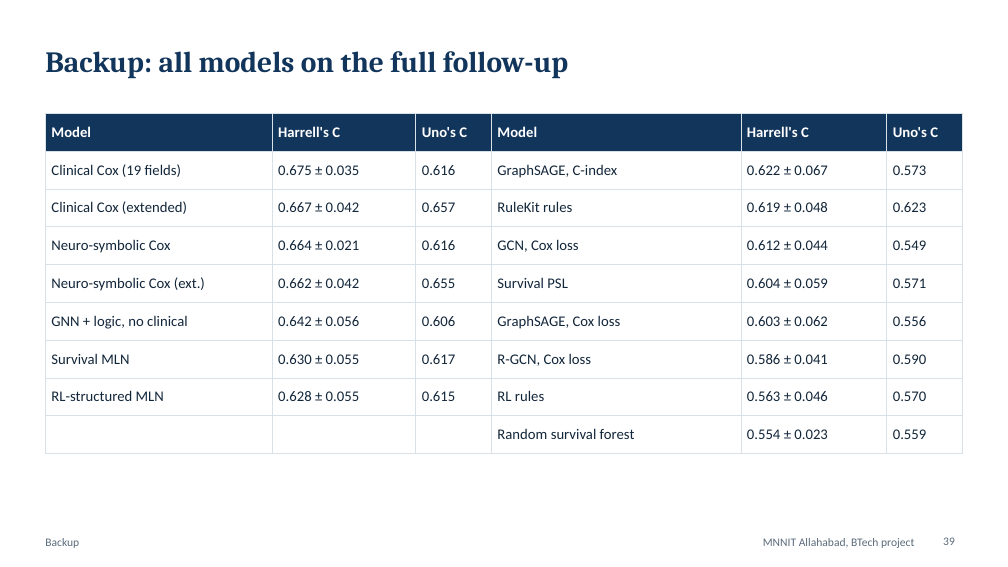
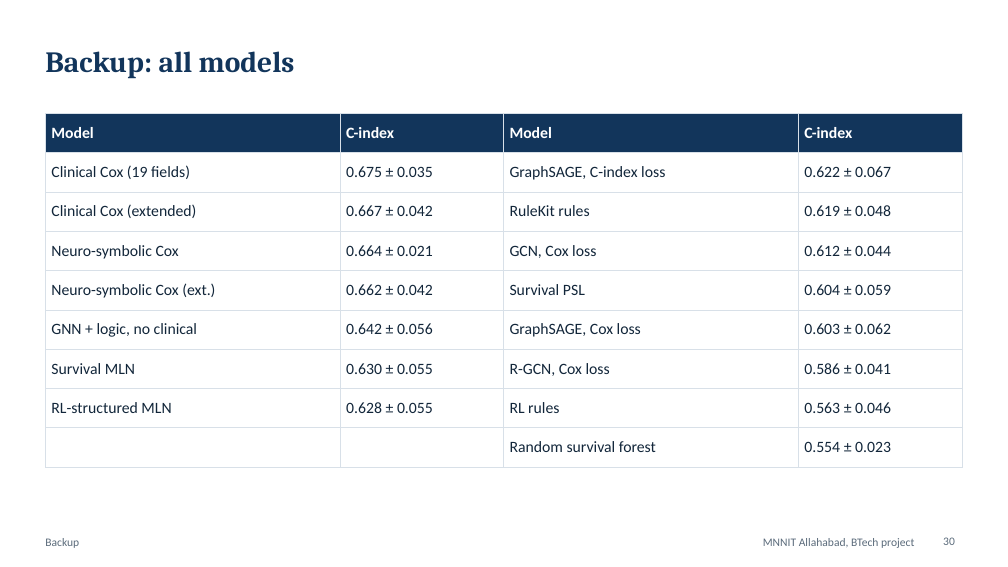
Before and after one commit to shauryasf/primekg-patient-reasoning, a slide deck: slide 30 of presentation/BRCA_Neurosymbolic_Panel_Deck.pptx (slide 39 before the commit). Drawn at 1008x567 pixels with LibreOffice and Linux fonts; fonts in the diff are those of the drawing. Boxes give left, top, right and bottom in pixels: in the first picture for what was removed or moved away, otherwise in the second. Text is boxed around its words. In the diff, an @@ line names an element or a change of style, - is before the commit and + after.

```diff
--- a/presentation/BRCA_Neurosymbolic_Panel_Deck.pptx
+++ b/presentation/BRCA_Neurosymbolic_Panel_Deck.pptx
@@ title at (45,51,295,78): text changed @@
-Backup: all models on the full follow-up
+Backup: all models
@@ table at (45,113,963,456) @@
-column 2: Harrell's C | 0.675 ± 0.035 | 0.667 ± 0.042 | 0.664 ± 0.021 | 0.662 ± 0.042 | 0.642 ± 0.056 | 0.630 ± 0.055 | 0.628 ± 0.055 | 
-column 3: Uno's C | 0.616 | 0.657 | 0.616 | 0.655 | 0.606 | 0.617 | 0.615 | 
-column 4: Model | GraphSAGE, C-index | RuleKit rules | GCN, Cox loss | Survival PSL | GraphSAGE, Cox loss | R-GCN, Cox loss | RL rules | Random survival forest
-column 5: Harrell's C | 0.622 ± 0.067 | 0.619 ± 0.048 | 0.612 ± 0.044 | 0.604 ± 0.059 | 0.603 ± 0.062 | 0.586 ± 0.041 | 0.563 ± 0.046 | 0.554 ± 0.023
-column 6: Uno's C | 0.573 | 0.623 | 0.549 | 0.571 | 0.556 | 0.590 | 0.570 | 0.559
+column 2: C-index | 0.675 ± 0.035 | 0.667 ± 0.042 | 0.664 ± 0.021 | 0.662 ± 0.042 | 0.642 ± 0.056 | 0.630 ± 0.055 | 0.628 ± 0.055 | 
+column 3: Model | GraphSAGE, C-index loss | RuleKit rules | GCN, Cox loss | Survival PSL | GraphSAGE, Cox loss | R-GCN, Cox loss | RL rules | Random survival forest
+column 4: C-index | 0.622 ± 0.067 | 0.619 ± 0.048 | 0.612 ± 0.044 | 0.604 ± 0.059 | 0.603 ± 0.062 | 0.586 ± 0.041 | 0.563 ± 0.046 | 0.554 ± 0.023
@@ page number at (943,537,955,545): text changed @@
-39
+30
```
Also in this commit, not shown: 14 other slides changed, 13 slides added, 23 slides removed, 27 other files.
